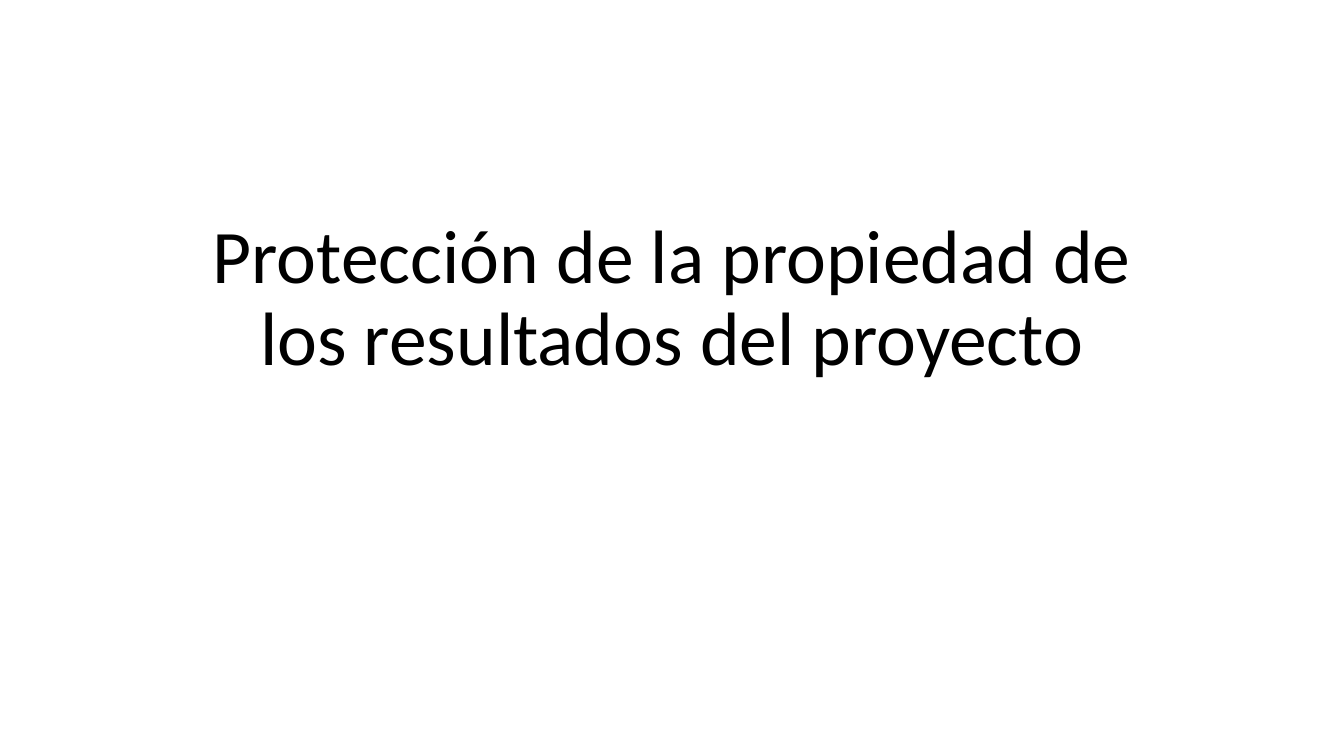
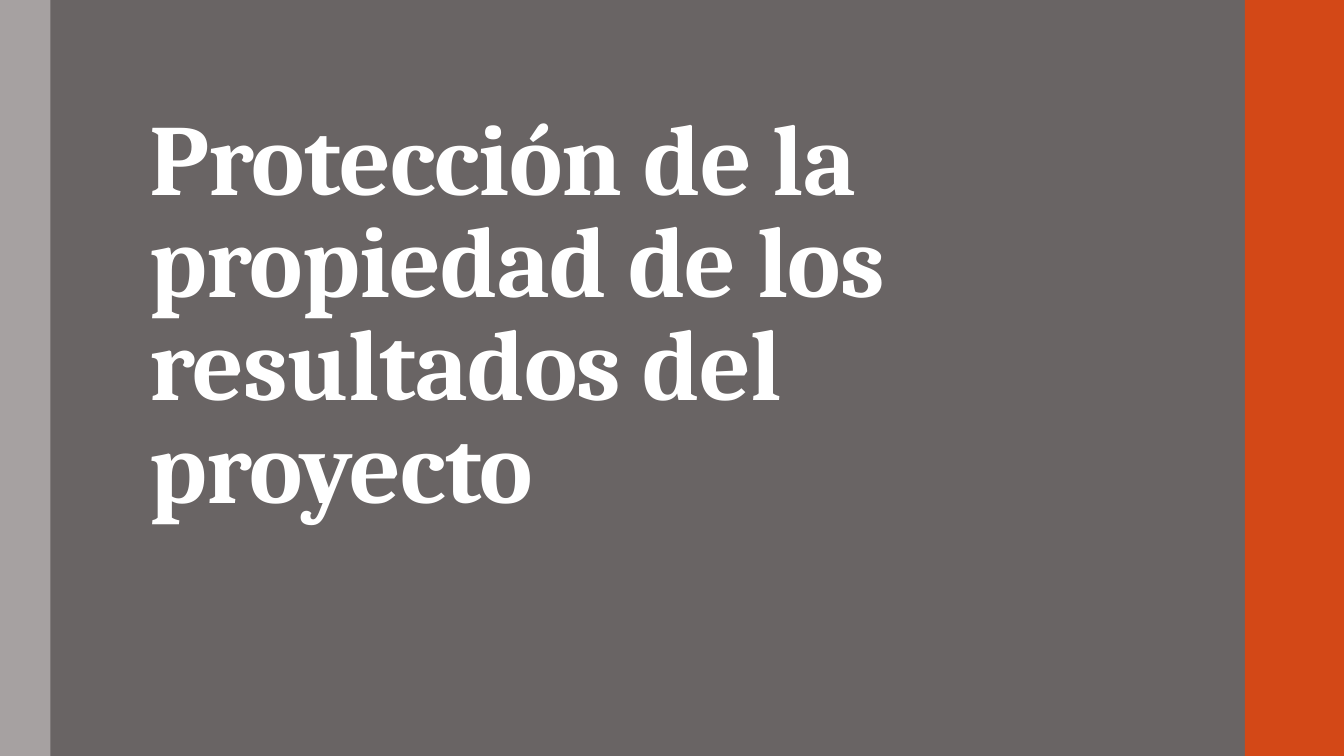
Before and after one commit to DerTee/Framework-Joyeuse, a slide deck: slide 1 of Presentaciones/4.8 Protección del proyecto.pptx. Drawn at 1344x756 pixels with LibreOffice and Linux fonts; fonts in the diff are those of the drawing. Boxes give left, top, right and bottom in pixels: in the first picture for what was removed or moved away, otherwise in the second. Text is boxed around its words. In the diff, an @@ line names an element or a change of style, - is before the commit and + after.

```diff
--- a/Presentaciones/4.8 Protección del proyecto.pptx
+++ b/Presentaciones/4.8 Protección del proyecto.pptx
@@ background #FFFFFF to #696464 @@
@@ rectangle added at box(0, 0, 50, 756), fill #A6A1A1 @@
@@ rectangle added at box(1245, 0, 1344, 756), fill #D34817 @@
@@ title "Protección de la propiedad de ...": place and size @@
-title "Protección de la propiedad de ..." at box(213, 230, 1130, 378)
+title "Protección de la propiedad de ..." at box(149, 123, 885, 525)
@@ title "Protección de la propiedad de ..." at box(149, 123, 885, 525): size 54 to 72 pt, font Calibri to Cambria, text colour #000000 to #FFFFFF, letter spacing 0 to -0.5 pt, bold on; alignment centre to left; line spacing 0.9 to 0.85 @@
```
Also in this commit, not shown: 1 slide added, 4 other files.
